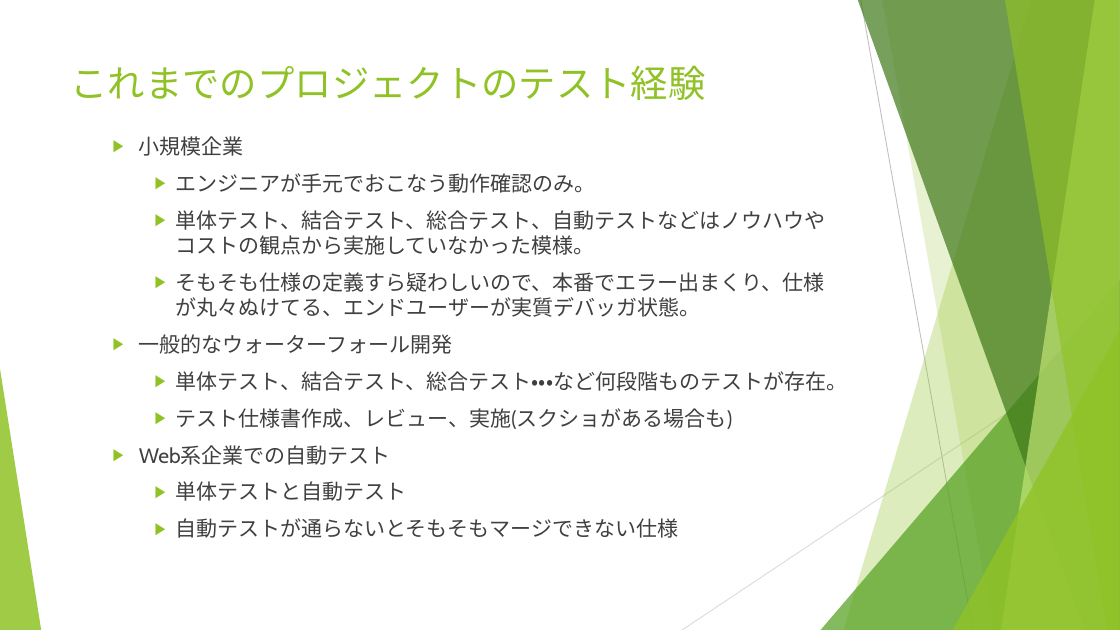
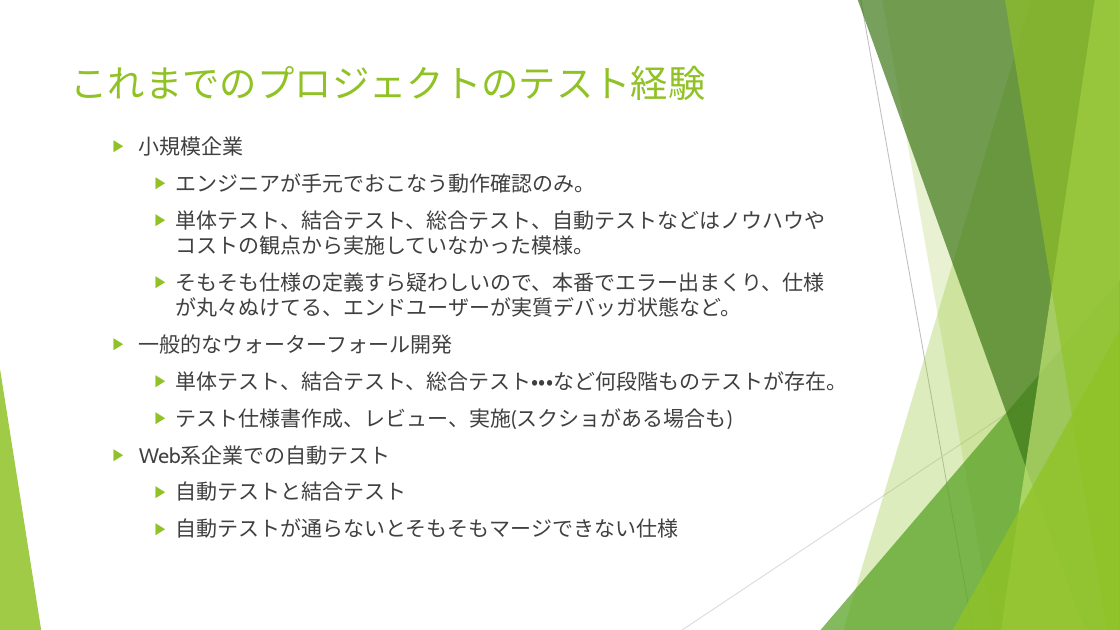
Before and after one commit to umanari145/test_and_debug, a slide deck: slide 2 of test_debug_report.pptx. Drawn at 1120x630 pixels with LibreOffice and Linux fonts; fonts in the diff are those of the drawing. Boxes give left, top, right and bottom in pixels: in the first picture for what was removed or moved away, otherwise in the second. Text is boxed around its words. In the diff, an @@ line names an element or a change of style, - is before the commit and + after.

```diff
--- a/test_debug_report.pptx
+++ b/test_debug_report.pptx
@@ text at <box>176,272,825,317</box>: text changed @@
-    ▶ そもそも仕様の定義すら疑わしいので、本番でエラー出まくり、仕様が丸々ぬけてる、エンドユーザーが実質デバッガ状態。
+    ▶ そもそも仕様の定義すら疑わしいので、本番でエラー出まくり、仕様が丸々ぬけてる、エンドユーザーが実質デバッガ状態など。
@@ text at <box>176,481,407,501</box>: text changed @@
-    ▶ 単体テストと自動テスト
+    ▶ 自動テストと結合テスト
```
Also in this commit, not shown: 6 other slides changed, 1 other file.
